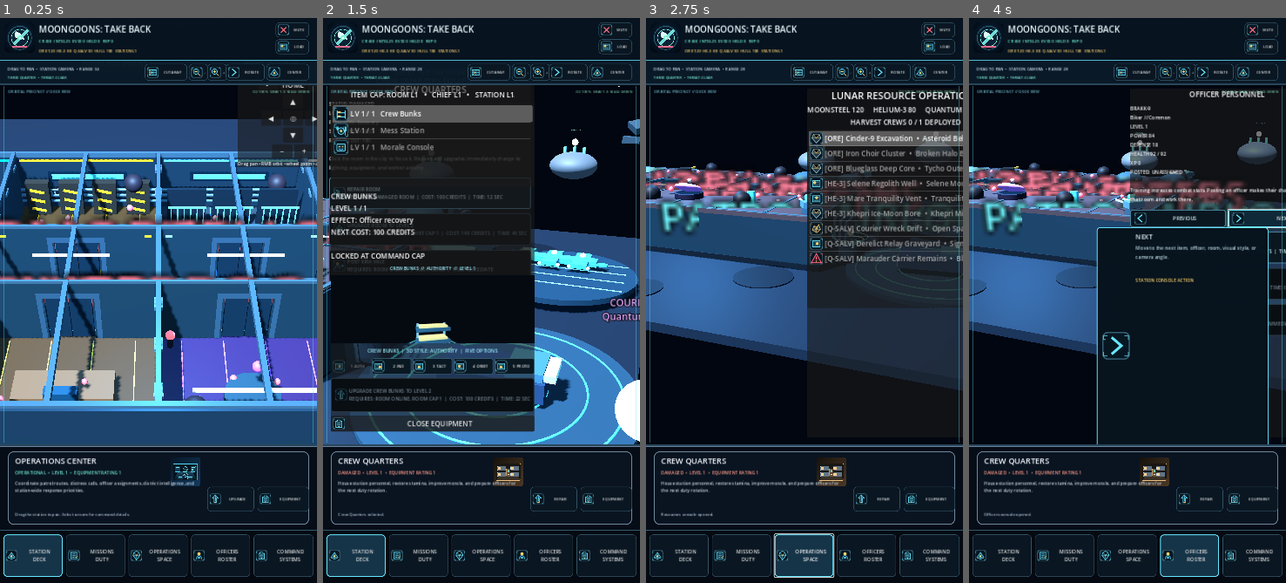
Above: before the commit, frames 1-4 (left to right).
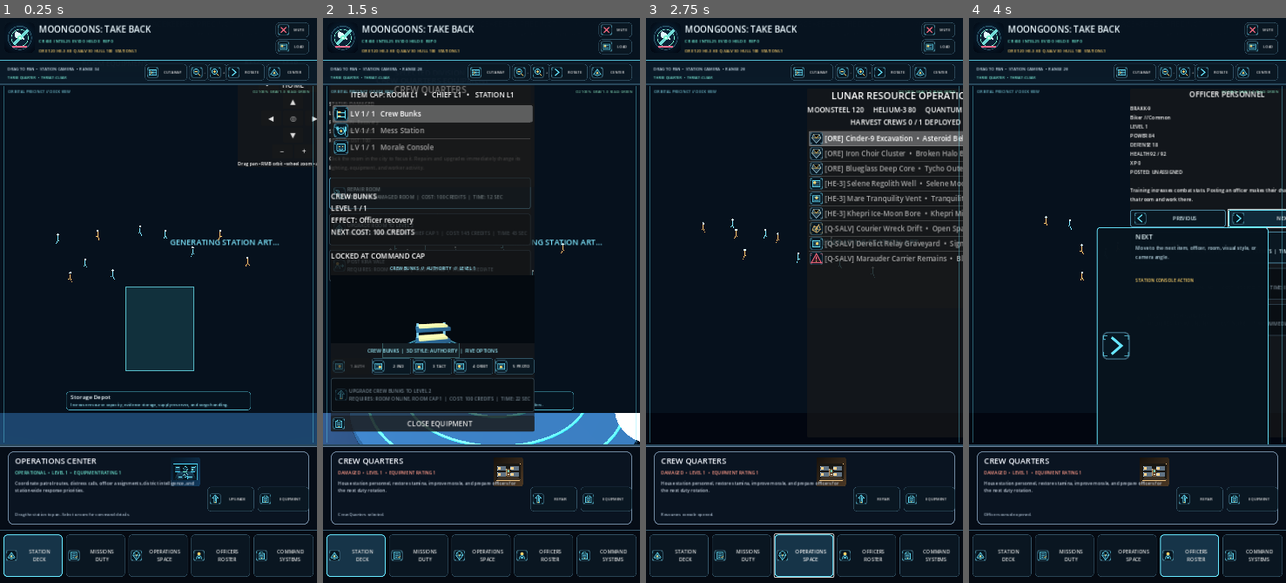
Above: after the commit, the same moments.

Repository: POTD725/MoonGoons-Take-Back
Game: Godot game, scene res://scenes/PeacekeeperStationDeck.tscn
Two runs of this game, one before a commit and one after it. Both use one fixed random seed, a clock stepped at 60 frames per second and the inputs below.
Inputs (mouse positions are in pixels of both pictures, inside the frame that each line leads up to):
- Up to frame 1 (0.25 s): no input
- Up to frame 2 (1.5 s): tap Enter at 0.5 s; move the mouse to (551, 272) at 0.52 s; hold D 0.53-1.25 s; tap Q at 0.6 s; click (551, 272) at 0.67 s; tap Space at 0.77 s; drag from (418, 328) to (465, 413) at 1.27 s
- Up to frame 3 (2.75 s): click "SYNDICATE THREAT MAP" at 2 s
- Up to frame 4 (4 s): click "SECTOR COMMAND" at 2.75 s; click "NEXT" at 3.5 s

The runs differ from the first frame. In frame 1, 50% of the frame differs, in the area x 0-100%, y 17-70%; in frame 2, 14%; in frame 3, 25%; in frame 4, 16%.

Commit message:
Mount approved station artwork over the placeholder renderer

Diff:
--- a/scenes/LivingPrecinct.tscn
+++ b/scenes/LivingPrecinct.tscn
@@ -25,6 +25,7 @@
 [ext_resource type="Script" path="res://scripts/precinct_station_board_skin.gd" id="23_station_board"]
 [ext_resource type="Script" path="res://scripts/precinct_icon_tooltip_controller_43.gd" id="24_icon_hover"]
 [ext_resource type="Script" path="res://scripts/precinct_station_language_patch.gd" id="25_station_language"]
+[ext_resource type="Script" path="res://scripts/approved_station_art_overlay.gd" id="26_approved_art"]
 
 [node name="LivingMoonGoonsPrecinct" type="Node3D"]
 script = ExtResource("1_living")
@@ -41,6 +42,19 @@
 grow_vertical = 2
 mouse_filter = 2
 script = ExtResource("14_web_backdrop")
+
+[node name="ApprovedStationArtLayer" type="CanvasLayer" parent="."]
+layer = 1
+
+[node name="ApprovedStationArt" type="Control" parent="ApprovedStationArtLayer"]
+layout_mode = 3
+anchors_preset = 15
+anchor_right = 1.0
+anchor_bottom = 1.0
+grow_horizontal = 2
+grow_vertical = 2
+mouse_filter = 1
+script = ExtResource("26_approved_art")
 
 [node name="StationBoardFrameLayer" type="CanvasLayer" parent="."]
 layer = 4
Not shown: 1 places in scenes/LivingPrecinct.tscn that only renumber resources
